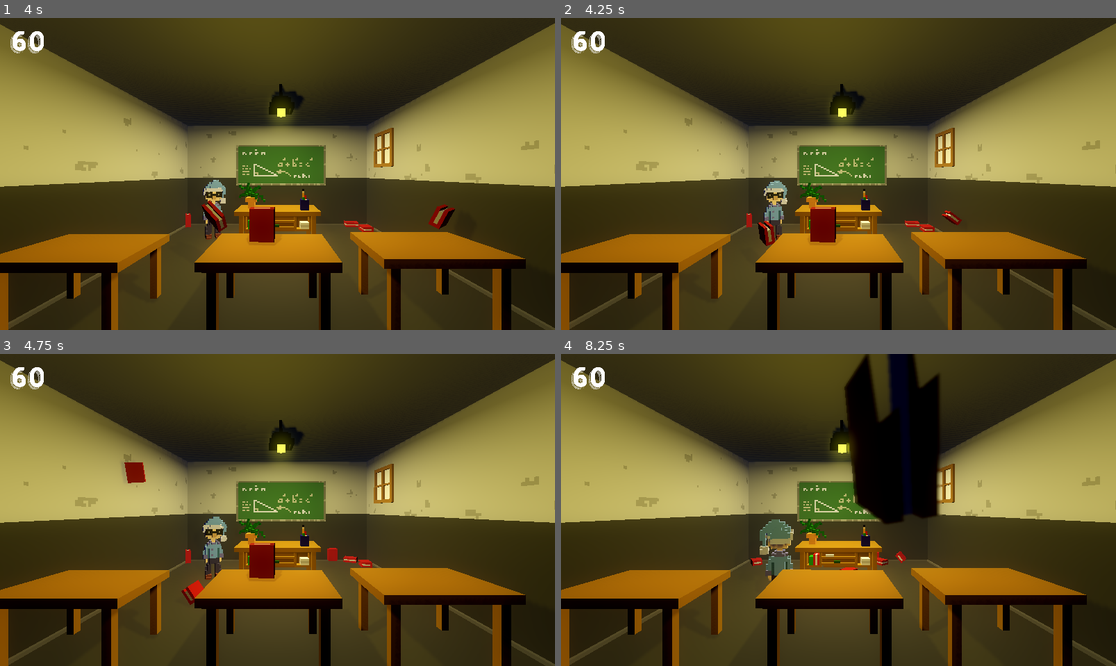
Above: before the commit, frames 1-4 (two rows, left to right).
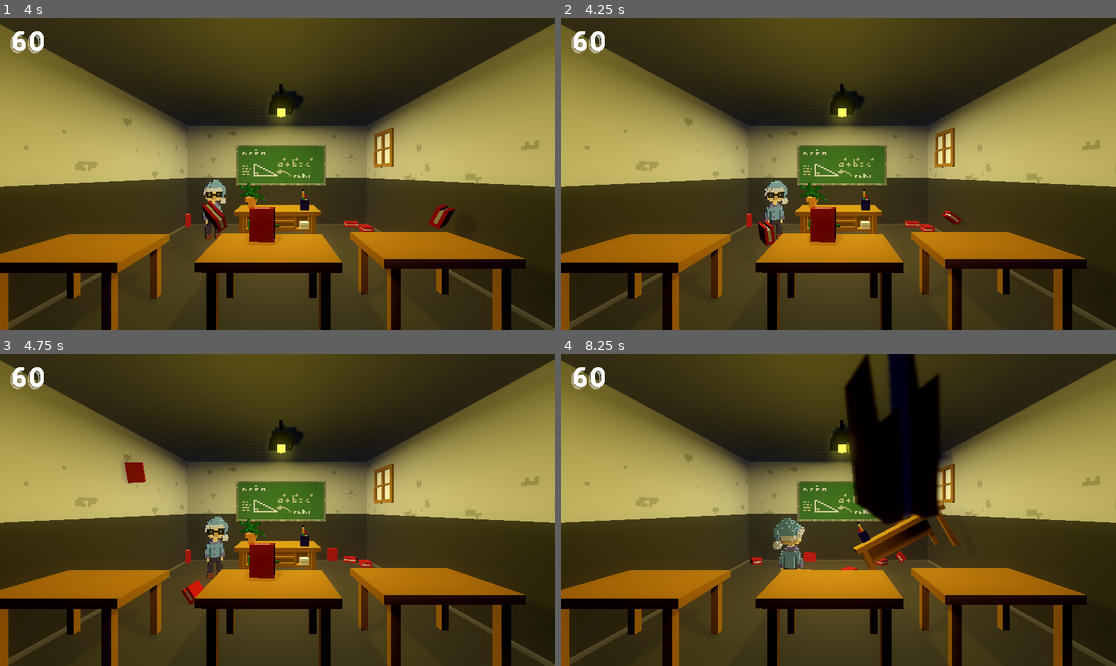
Above: after the commit, the same moments.

Repository: MoFa-Development/TheAbsolutelyTrueGame
Game: Godot game, scene res://scenes/Room.tscn
The game is run twice, just before and just after one commit, with the same random seed, the same clock (stepped at 60 frames per second) and the same inputs.
Inputs (mouse positions are in pixels of both pictures, inside the frame that each line leads up to):
- Up to frame 1 (4 s): move the mouse to (399, 158) at 0.52 s; click (399, 158) at 0.67 s; drag from (166, 189) to (249, 236) at 1.27 s; move the mouse to (333, 105) at 2.02 s; click (333, 105) at 2.17 s; drag from (249, 236) to (111, 127) at 2.77 s; move the mouse to (444, 220) at 3.52 s; click (444, 220) at 3.67 s
- Up to frame 2 (4.25 s): no input
- Up to frame 3 (4.75 s): drag from (111, 463) to (194, 432) at 4.27 s
- Up to frame 4 (8.25 s): move the mouse to (866, 510) at 5.02 s; click (866, 510) at 5.17 s; drag from (755, 432) to (727, 525) at 5.77 s; move the mouse to (960, 494) at 6.52 s; click (960, 494) at 6.67 s; drag from (727, 525) to (810, 572) at 7.27 s; move the mouse to (894, 441) at 8.02 s; click (894, 441) at 8.17 s

Frame 1 is identical in both runs. In frame 2, 0.1% of the frame differs, in the area x 36-41%, y 52-72%; in frame 3, 0.3%; in frame 4, 3.1%, in the area x 34-72%, y 32-73%.

Commit message:
Fixed MrP movement

Diff:
--- a/src/scenes/characters/MrP.tscn
+++ b/src/scenes/characters/MrP.tscn
@@ -13,7 +13,8 @@
 
 func _on_Timer_timeout():
 	if move:
-		goalDir = global_transform.origin.direction_to($RayCast.cast_to)
+		goalDir = global_transform.origin.direction_to($Position3D.global_transform.origin) * 2
+		goalDir.y = 0
 		move = false
 		goalRot = rotation.y
 	else:
@@ -22,9 +23,8 @@
 		goalDir = Vector3.ZERO
 
 func _process(delta):
-	print(goalDir)
 	move_and_slide(goalDir)
-	rotation.y = lerp(rotation.y, goalRot, 0.2)
+	rotation.y = lerp(rotation.y, goalRot, 0.5)
 "
 
 [sub_resource type="SpatialMaterial" id=2]
@@ -45,12 +45,10 @@
 transform = Transform( 0.999999, 0, 0, 0, 1, 0, 0, 0, 0.999999, 0, 0, 0 )
 shape = SubResource( 3 )
 
+[node name="Position3D" type="Position3D" parent="."]
+transform = Transform( 1, 0, 0, 0, 1, 0, 0, 0, 1, 0, 2.376, 1 )
+
 [node name="Timer" type="Timer" parent="."]
 wait_time = 4.0
 autostart = true
-
-[node name="RayCast" type="RayCast" parent="."]
-transform = Transform( 1, 0, 0, 0, 1, 0, 0, 0, 1, 0, 2.376, 0 )
-enabled = true
-cast_to = Vector3( 0, 0, 1 )
 [connection signal="timeout" from="Timer" to="." method="_on_Timer_timeout"]
